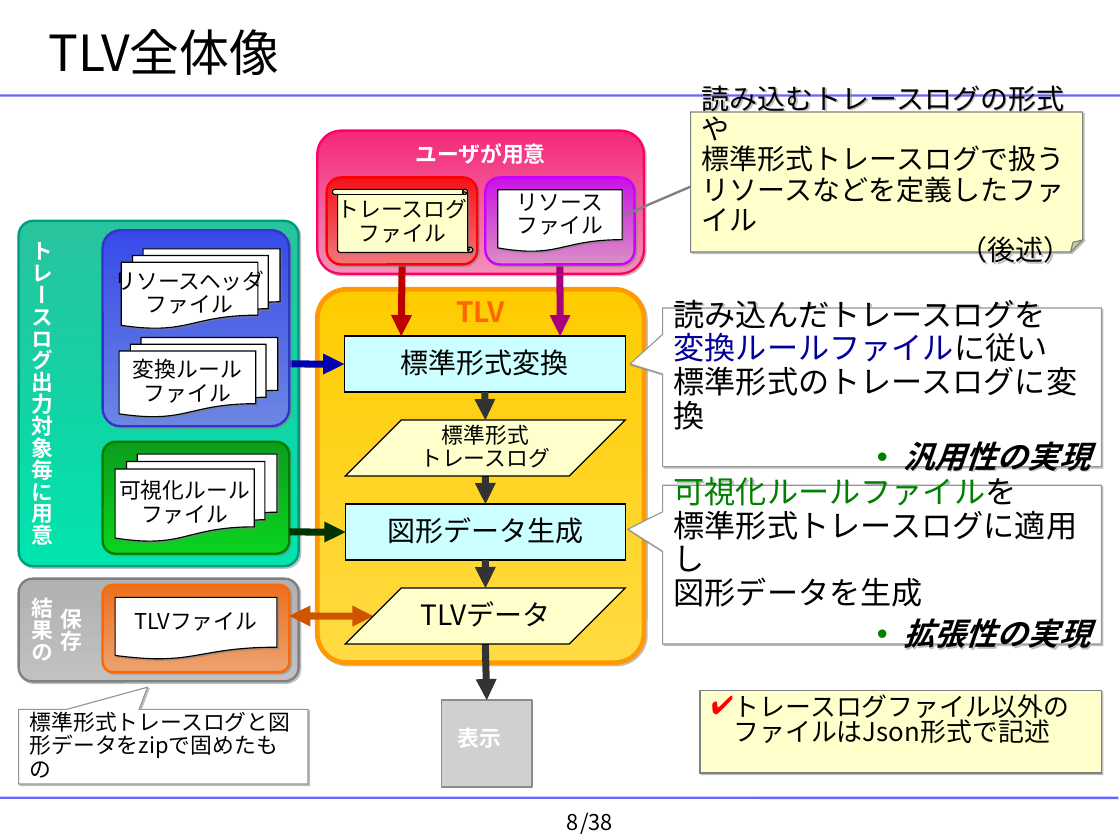
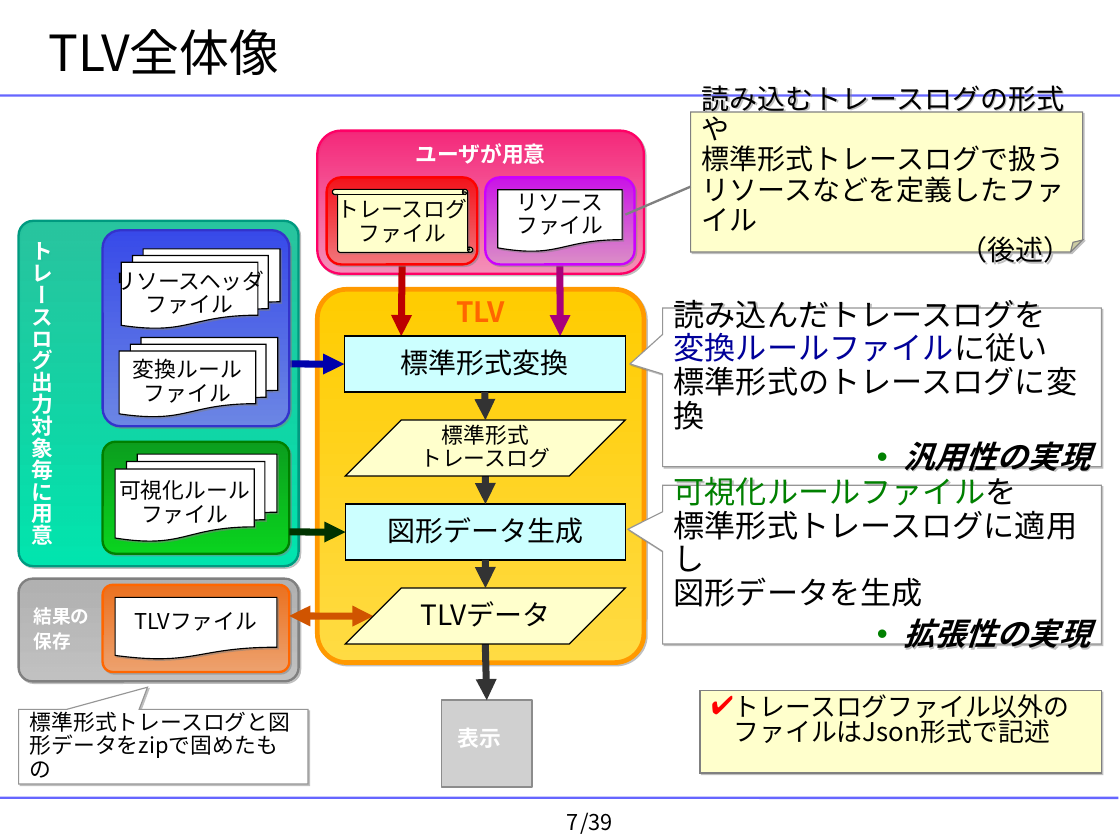
Before and after one commit to YixiaoLi/tlv4mc, a slide deck: slide 7 of doc/masterThesis/2008/goto/goto-thesis-slide.ppt (slide 8 before the commit). Drawn at 1120x840 pixels with LibreOffice and Linux fonts; fonts in the diff are those of the drawing; grey boxes stand for pictures; background and template pictures are left out. Boxes give left, top, right and bottom in pixels: in the first picture for what was removed or moved away, otherwise in the second. Text is boxed around its words. In the diff, an @@ line names an element or a change of style, - is before the commit and + after.

```diff
--- a/doc/masterThesis/2008/goto/goto-thesis-slide.ppt
+++ b/doc/masterThesis/2008/goto/goto-thesis-slide.ppt
@@ rounded rectangle "結果の" at bbox=[19, 579, 299, 682]: vertical alignment bottom to middle @@
@@ text in rounded rectangle at bbox=[32, 616, 54, 660]: paragraph removed @@
-結果の
@@ text in rounded rectangle at bbox=[34, 607, 90, 625]: paragraph added @@
+結果の
@@ text in rounded rectangle at bbox=[34, 632, 71, 650]: size 14 to 12 pt in "保存"; alignment centre to left @@
@@ page number at bbox=[566, 814, 578, 830]: text changed @@
-8
+7
@@ text at bbox=[580, 812, 613, 834]: text changed @@
-/38
+/39
```
Also in this commit, not shown: 32 other slides changed, 5 slides added, 3 slides removed, 3 other files.
